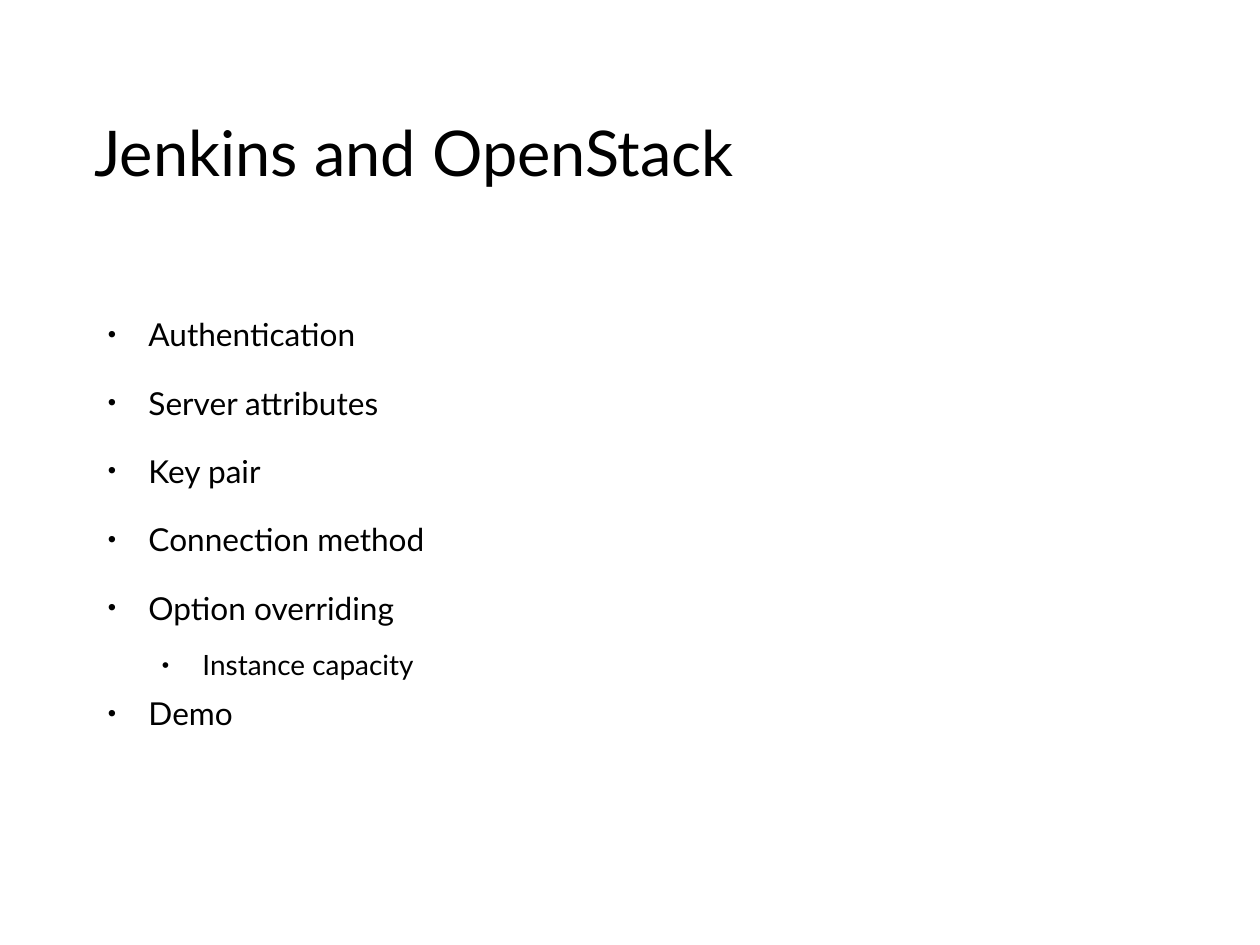
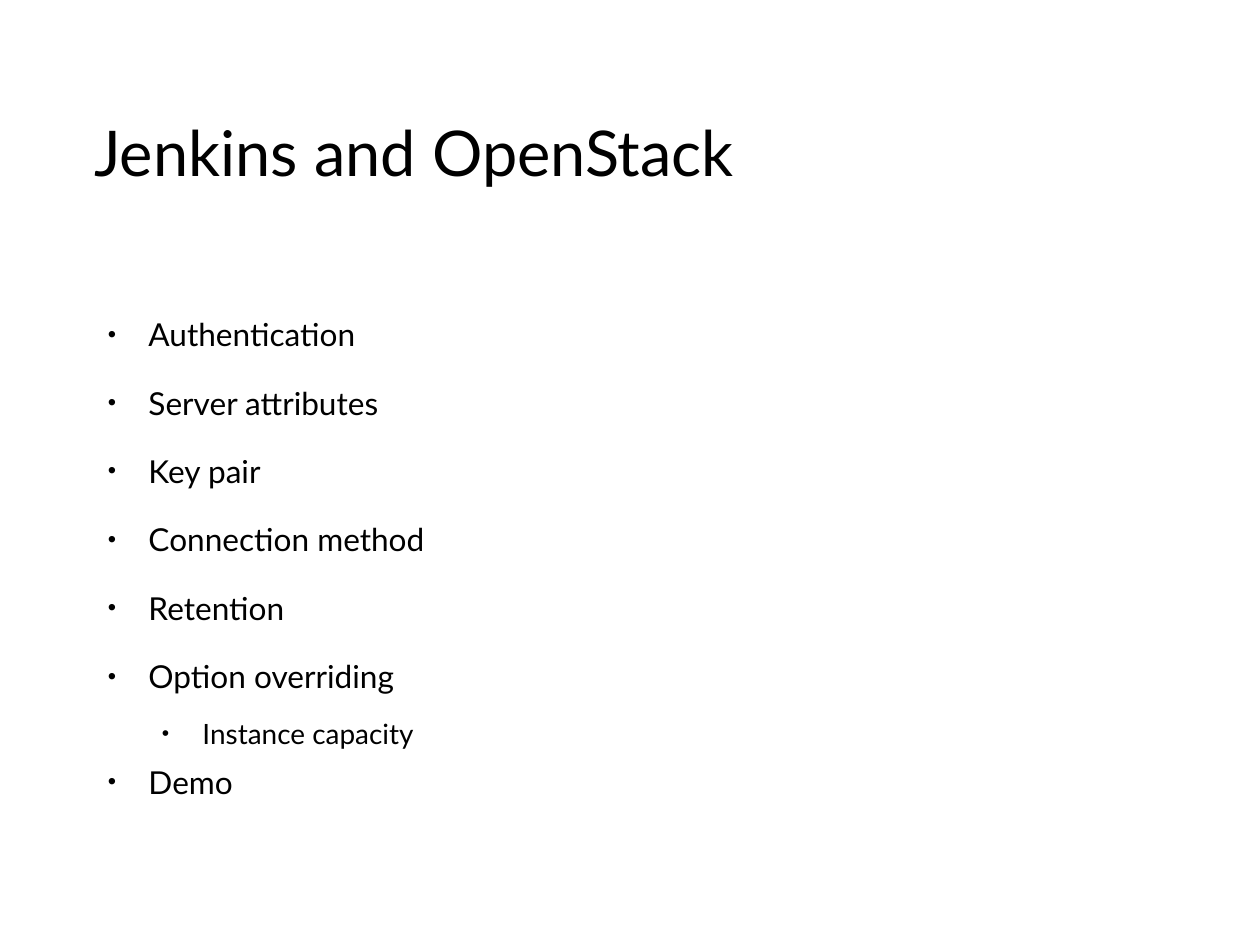
Before and after one commit to BrnoJAM/jam, a slide deck: slide 4 of 2016-04-29-wien/JenkinsAndOpenstack.odp. Drawn at 1260x945 pixels with LibreOffice and Linux fonts; fonts in the diff are those of the drawing; background and template pictures are left out. Boxes give left, top, right and bottom in pixels: in the first picture for what was removed or moved away, otherwise in the second. Text is boxed around its words. In the diff, an @@ line names an element or a change of style, - is before the commit and + after.

```diff
--- a/2016-04-29-wien/JenkinsAndOpenstack.odp
+++ b/2016-04-29-wien/JenkinsAndOpenstack.odp
@@ text at bbox=[148, 597, 284, 621]: paragraph added @@
+• Retention
```
Also in this commit, not shown: 3 other slides changed, 1 slide added.
